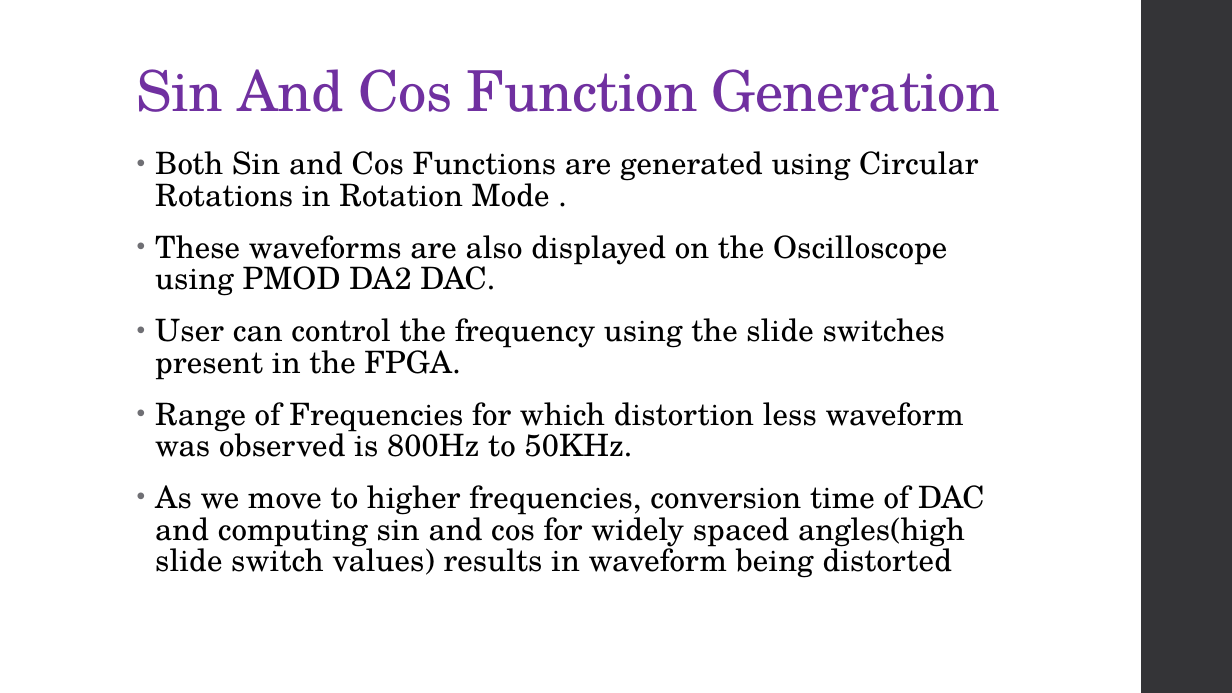
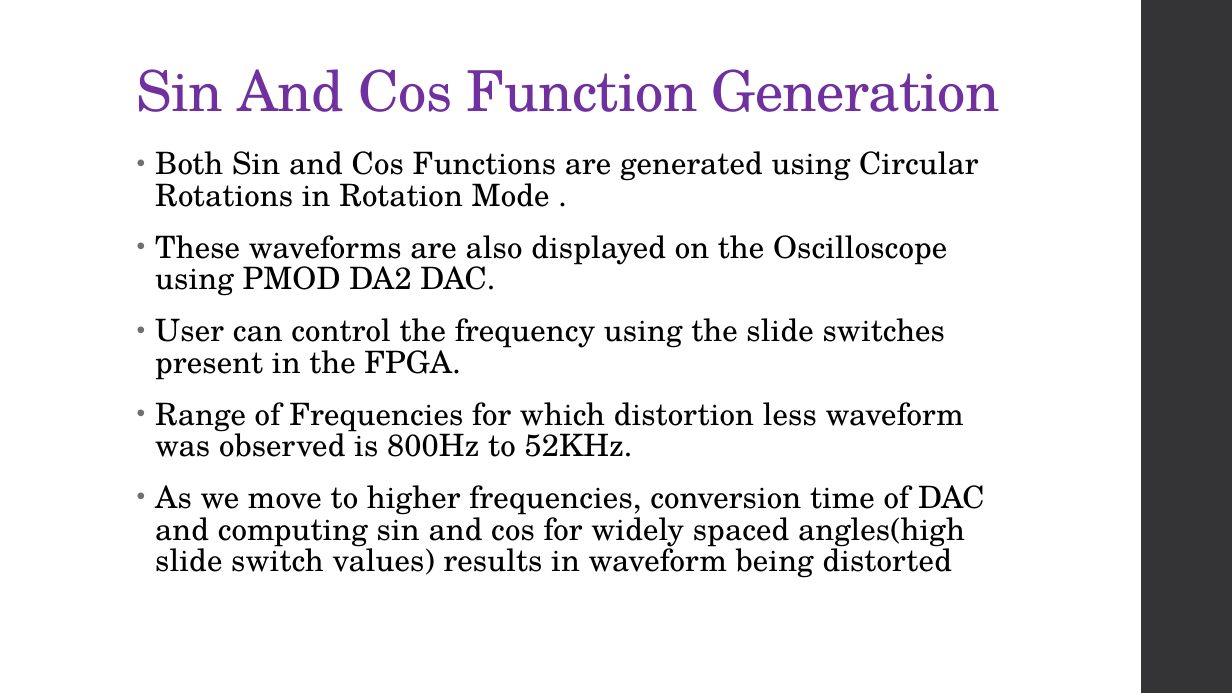
Before and after one commit to GuhanRajasekar/FPGA_course_assignments, a slide deck: slide 5 of Mini_Project/Demo_PPT.pptx (slide 4 before the commit). Drawn at 1232x693 pixels with LibreOffice and Linux fonts; fonts in the diff are those of the drawing. Boxes give left, top, right and bottom in pixels: in the first picture for what was removed or moved away, otherwise in the second. Text is boxed around its words. In the diff, an @@ line names an element or a change of style, - is before the commit and + after.

```diff
--- a/Mini_Project/Demo_PPT.pptx
+++ b/Mini_Project/Demo_PPT.pptx
@@ text at (x1=155, y1=402, x2=964, y2=457): text changed @@
-• Range of Frequencies for which distortion less waveform was observed is 800Hz to 50KHz.
+• Range of Frequencies for which distortion less waveform was observed is 800Hz to 52KHz.
```
Also in this commit, not shown: 2 other slides changed, 15 slides added.
